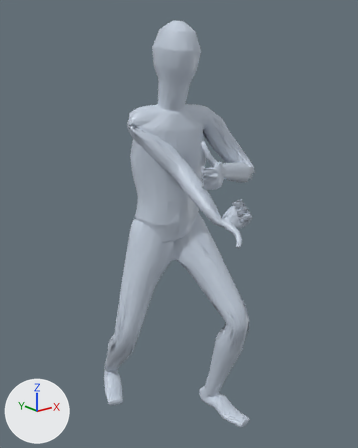
Two versions of the glTF model app/assets/anims/Base/sword_shield_attack_3.glb, one commit apart.
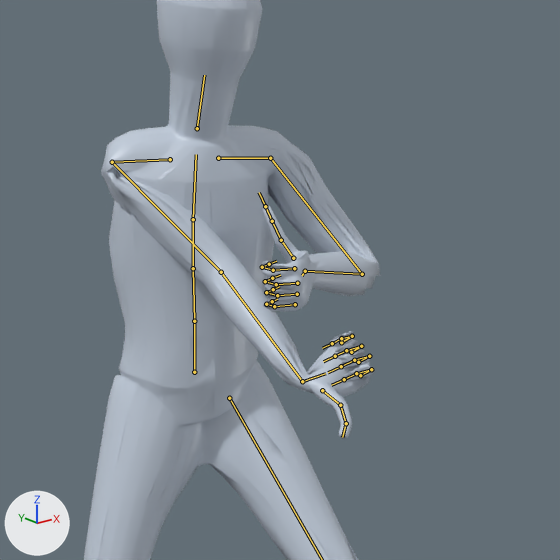
There are two pictures of each version: one whole from a 50 mm lens placed at (-1.216, -1.697, 1.494), pointed at (0.01, -0.165, 0.881), one close up on the part from 22% to 94% of the width and 10% to 68% of the height. The axes (+X, +Y, +Z) are drawn at lower left. The lights are the same throughout. The first two pictures are the older version. Both versions are drawn at frame 14 of the action 'Animation'; the numbers are the values there. The bones that change, and the others that lie on the model, are drawn over the model as lines in the close-ups.

The first close-up shows 'Body_human_male'.
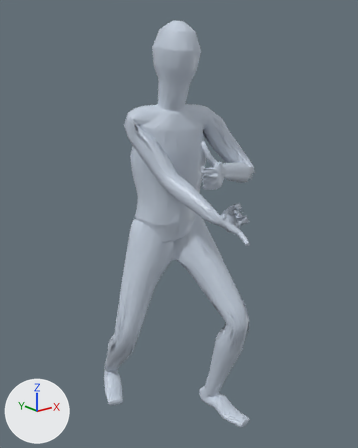
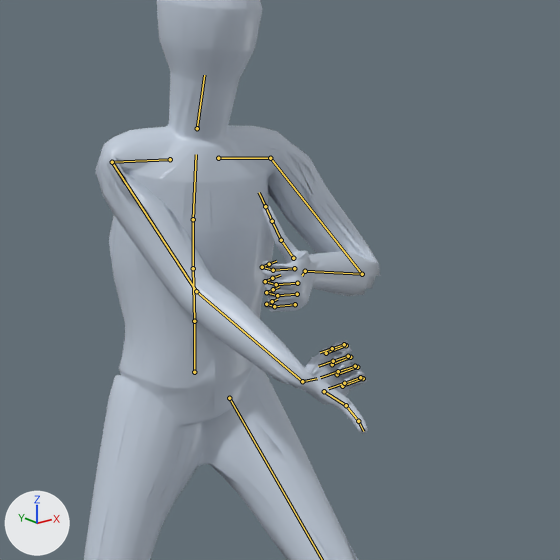
Pixel boxes [x1, y1, x2, y2] of what changed, in the close-ups (560 x 560 px):
```json
{"object": "Body_human_male", "change": "posed", "before": [84, 0, 380, 560], "after": [84, 0, 380, 560]}
{"bone": "mixamorig:RightArm", "before": "(112, 162) to (221, 272)", "after": "(112, 162) to (196, 291)"}
{"bone": "mixamorig:RightHand", "before": "(302, 381) to (325, 373)", "after": "(302, 381) to (317, 378)"}
```

Edits to the scene script, one JSON object a line:
```json
{"block": "bone_mixamorig_rightarm", "where": "bone_mixamorig_rightarm = bpy.data.objects['Armature'].pose.bones['mixamorig:RightArm']  # child of 'mixamorig:RightShoulder'"}
{"op": "set", "path": "bone_mixamorig_rightarm.rotation_quaternion", "old": "(0.318, -0.887, 0.326, 0.073)", "new": "(0.497, -0.774, 0.205, 0.336)", "note": "degrees (-147, 20, -34) -> degrees (-114, 46, 1)"}
{"block": "bone_mixamorig_righthand", "where": "bone_mixamorig_righthand = bpy.data.objects['Armature'].pose.bones['mixamorig:RightHand']  # child of 'mixamorig:RightForeArm'"}
{"op": "set", "path": "bone_mixamorig_righthand.rotation_quaternion", "old": "(0.554, -0.193, 0.552, -0.593)", "new": "(0.454, -0.153, 0.513, -0.712)", "note": "degrees (-70, 23, -110) -> degrees (-64, 14, -124)"}
```
